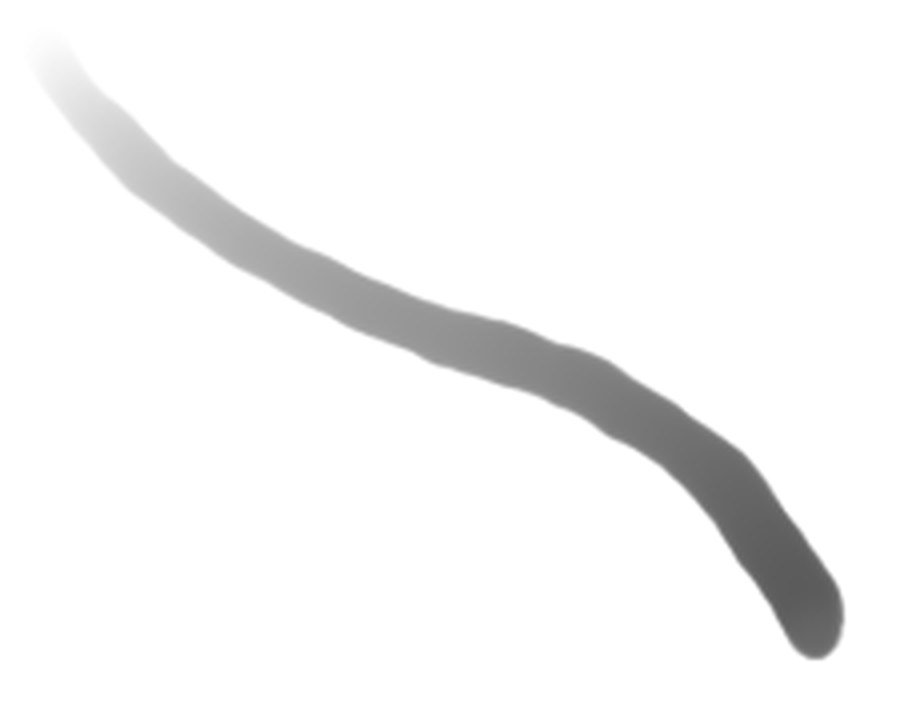
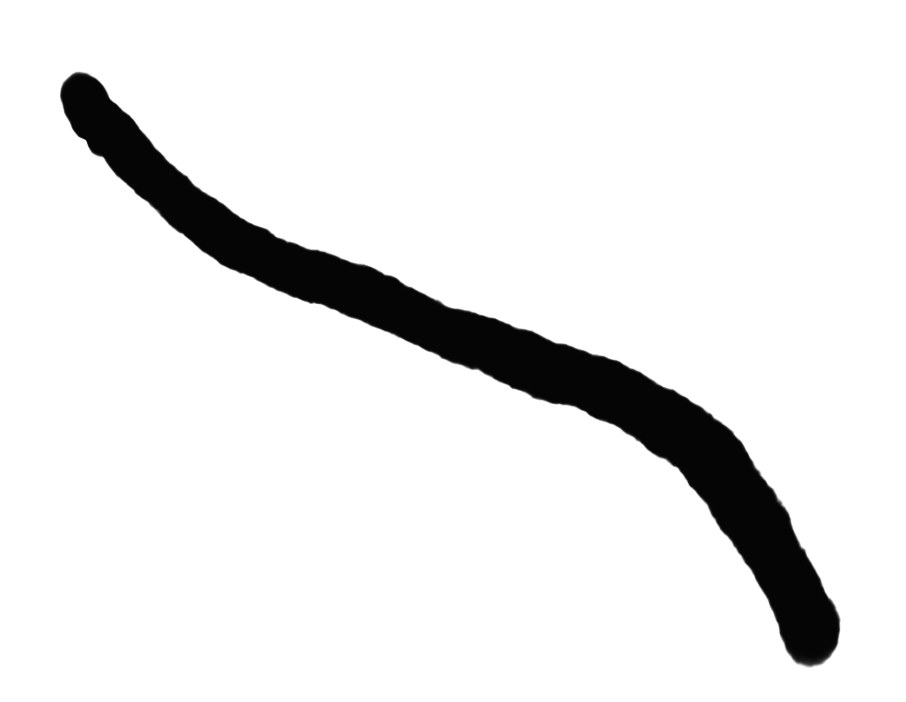
Layered file, before and after one edit (906x702). Changes by layer:
added layer "レイヤー7" above "geteken" over <box>59,71,841,669</box>
hid "geteken" over <box>27,35,847,662</box>
